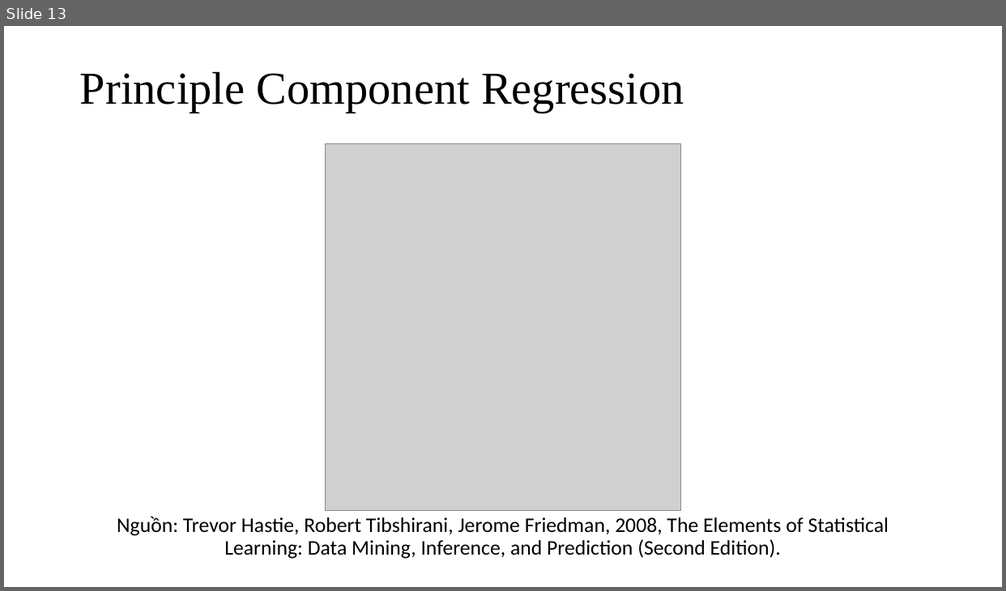
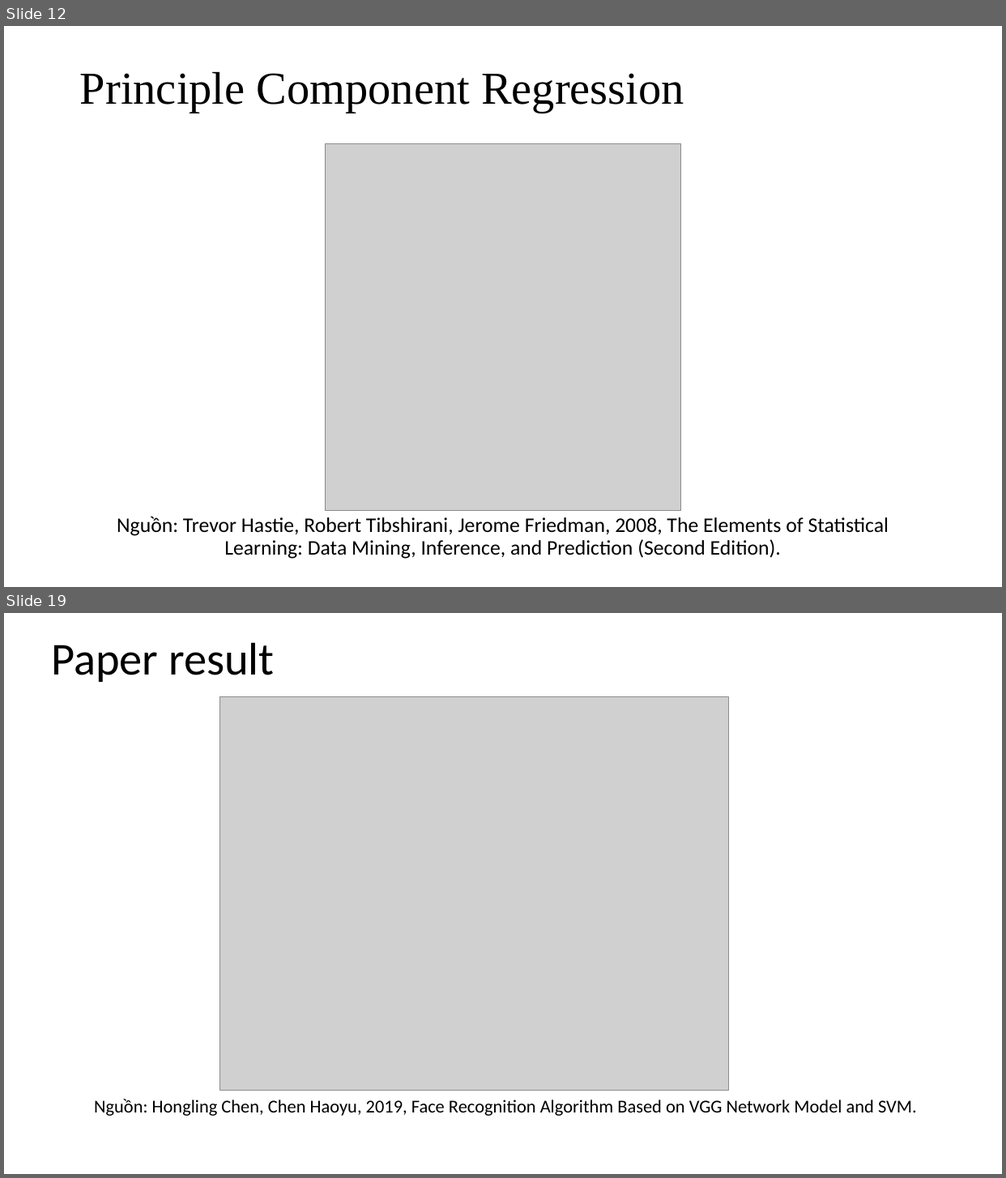
Before and after one commit to nguyenduyhanlam/Computer_vision, a slide deck: Face Recognition Algorithm Based on VGG Network Model.pptx. Shown one above the other, each under a label of ours: slide 13 before the commit, slides 12 and 19 after it; the slides between them are not shown. The pictures are 1006x591 and 1006x1178 pixels, drawn with LibreOffice and Linux fonts; fonts in the diff are those of the drawing; grey boxes stand for pictures. Boxes give left, top, right and bottom in pixels: in the first picture for what was removed or moved away, otherwise in the second. Text is boxed around its words. In the diff, an @@ line names an element or a change of style, - is before the commit and + after.

```diff
--- a/Face Recognition Algorithm Based on VGG Network Model.pptx
+++ b/Face Recognition Algorithm Based on VGG Network Model.pptx
@@ slide 19 added at (4,613,1002,1174), background #FFFFFF @@
@@ title added at (51,642,275,682), 44 pt, text #000000 @@
+Paper result
@@ picture added at (219,697,729,1090) @@
@@ text added at (94,1099,917,1116), 17.5 pt, text #000000 @@
+Nguồn: Hongling Chen, Chen Haoyu, 2019, Face Recognition Algorithm Based on VGG Network Model and SVM.
@@ what was slide 13 is now slide 12 @@
```
Also in this commit, not shown: 1 slide changed, 7 other slides added, 2 slides removed.
